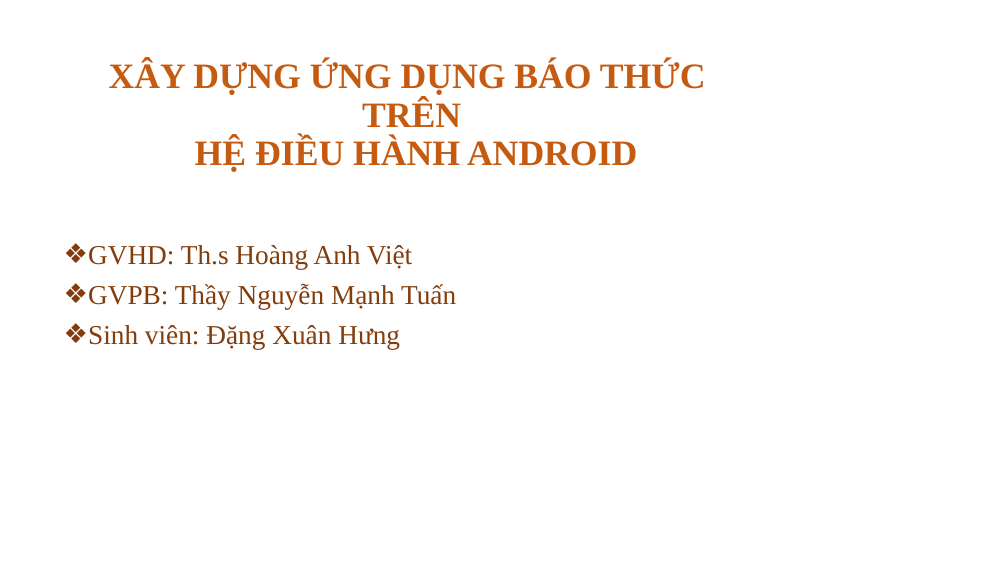
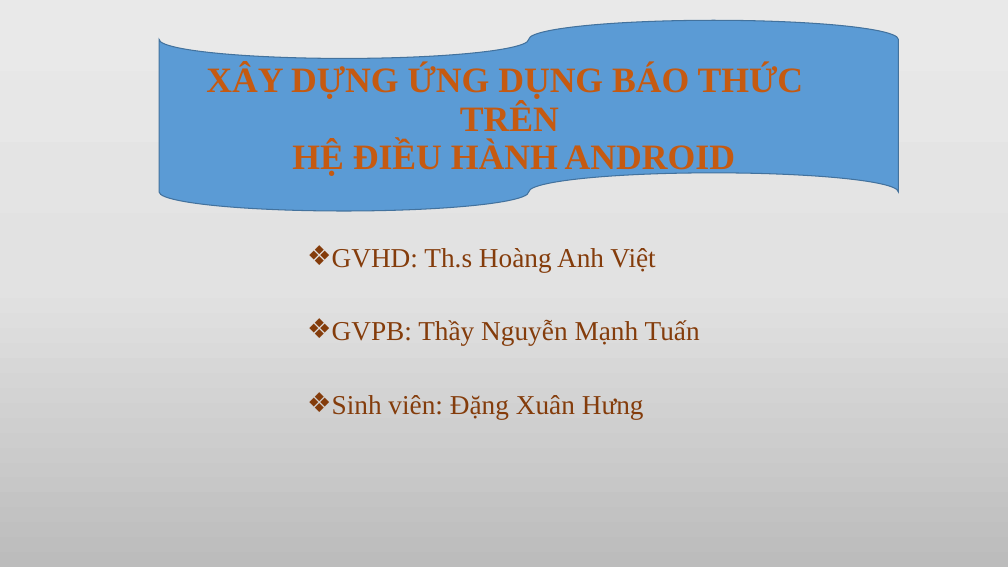
Before and after one commit to hungsoccerprince/XuanHung, a slide deck: slide 1 of DATN/DATN.pptx. Drawn at 1008x567 pixels with LibreOffice and Linux fonts; fonts in the diff are those of the drawing. Boxes give left, top, right and bottom in pixels: in the first picture for what was removed or moved away, otherwise in the second. Text is boxed around its words. In the diff, an @@ line names an element or a change of style, - is before the commit and + after.

```diff
--- a/DATN/DATN.pptx
+++ b/DATN/DATN.pptx
@@ background #FFFFFF to gradient #EBEAEA to #E4E3E3 to #BDBCBC @@
@@ title "XÂY DỰNG ỨNG DỤNG BÁO ..." moved from (x1=109, y1=61, x2=706, y2=172) to (x1=206, y1=65, x2=804, y2=177) @@
@@ flow chart punched tape added at (x1=159, y1=20, x2=898, y2=211), fill #5B9BD5, outline #43739E 1 pt @@
@@ text "GVHD: Th.s Hoàng Anh Việt" moved from (x1=88, y1=245, x2=456, y2=349) to (x1=332, y1=248, x2=700, y2=419) @@
@@ text "GVHD: Th.s Hoàng Anh Việt" at (x1=332, y1=248, x2=700, y2=419): line spacing 0.9 to 0.8 @@
```
Also in this commit, not shown: 15 other slides changed.
